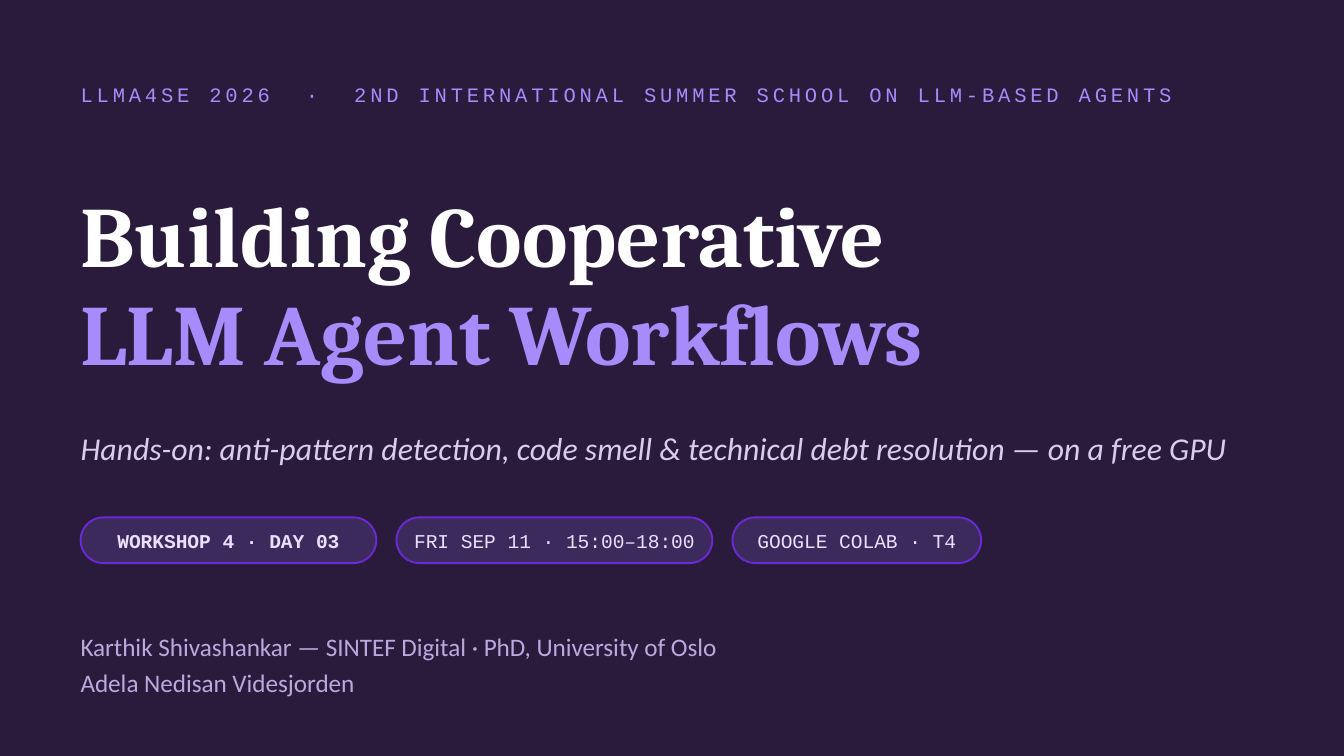
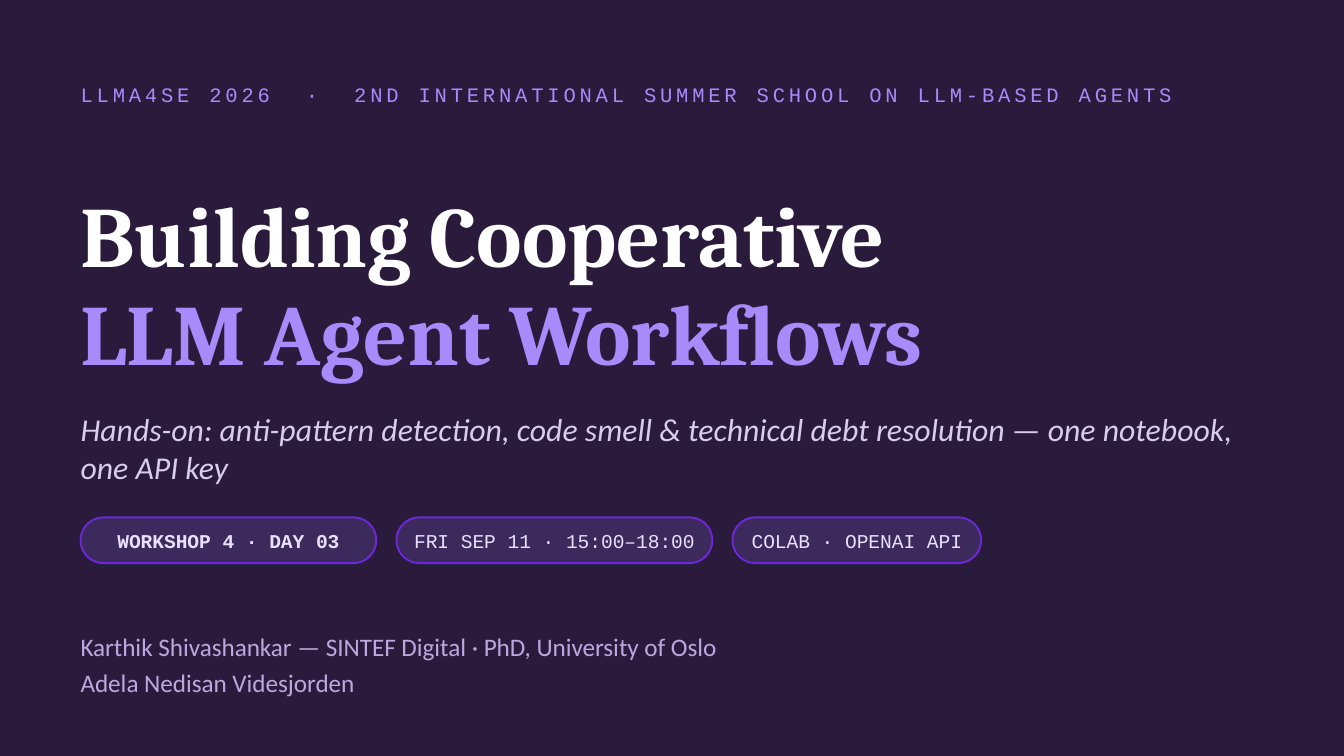
Before and after one commit to KarthikShivasankar/LLMA4SE-Workshop4, a slide deck: slide 1 of LLMA4SE_Workshop4_Slides.pptx. Drawn at 1344x756 pixels with LibreOffice and Linux fonts; fonts in the diff are those of the drawing. Boxes give left, top, right and bottom in pixels: in the first picture for what was removed or moved away, otherwise in the second. Text is boxed around its words. In the diff, an @@ line names an element or a change of style, - is before the commit and + after.

```diff
--- a/LLMA4SE_Workshop4_Slides.pptx
+++ b/LLMA4SE_Workshop4_Slides.pptx
@@ text at box(81, 419, 1232, 484): text changed @@
-Hands-on: anti-pattern detection, code smell & technical debt resolution — on a free GPU
+Hands-on: anti-pattern detection, code smell & technical debt resolution — one notebook, one API key
@@ text at box(752, 535, 962, 548): text changed @@
-GOOGLE COLAB · T4
+COLAB · OPENAI API
```
Also in this commit, not shown: 10 other slides changed, 1 slide added, 19 other files.
